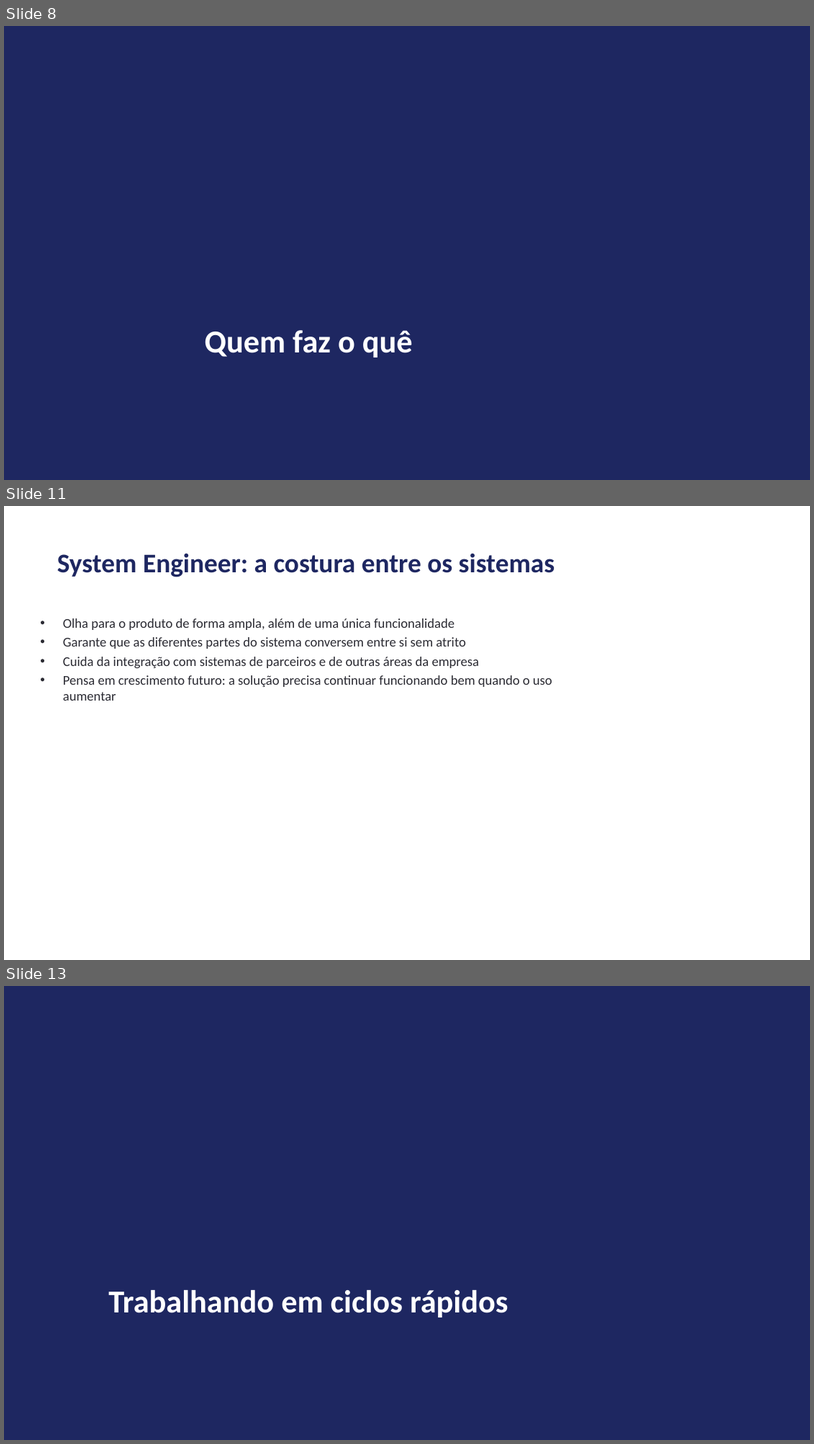
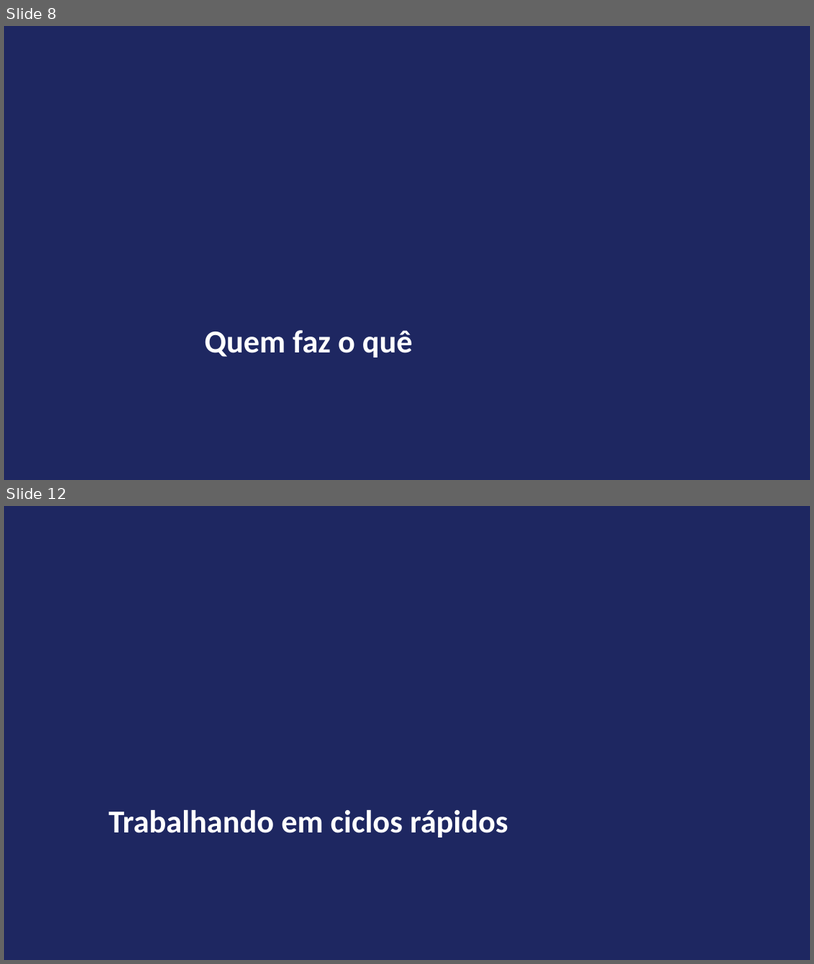
Before and after one commit to andrevberaldo/software-engineering, a slide deck: presentation/apresentacao.pptx. Shown one above the other, each under a label of ours: slides 8, 11 and 13 before the commit, slides 8 and 12 after it; the slides between them are not shown. The pictures are 814x1444 and 814x964 pixels, drawn with LibreOffice and Linux fonts; fonts in the diff are those of the drawing. Boxes give left, top, right and bottom in pixels: in the first picture for what was removed or moved away, otherwise in the second. Text is boxed around its words. In the diff, an @@ line names an element or a change of style, - is before the commit and + after.

```diff
--- a/presentation/apresentacao.pptx
+++ b/presentation/apresentacao.pptx
@@ slide 11 removed at <box>4,506,810,960</box>, background #FFFFFF @@
@@ title removed at <box>57,554,555,577</box> @@
-System Engineer: a costura entre os sistemas
@@ text removed at <box>63,618,553,700</box> @@
-• Olha para o produto de forma ampla, além de uma única funcionalidade
-• Garante que as diferentes partes do sistema conversem entre si sem atrito
-• Cuida da integração com sistemas de parceiros e de outras áreas da empresa
-• Pensa em crescimento futuro: a solução precisa continuar funcionando bem quando o uso aumentar
@@ what was slide 13 is now slide 12 @@
```
Also in this commit, not shown: 4 slides changed, 3 other files.
